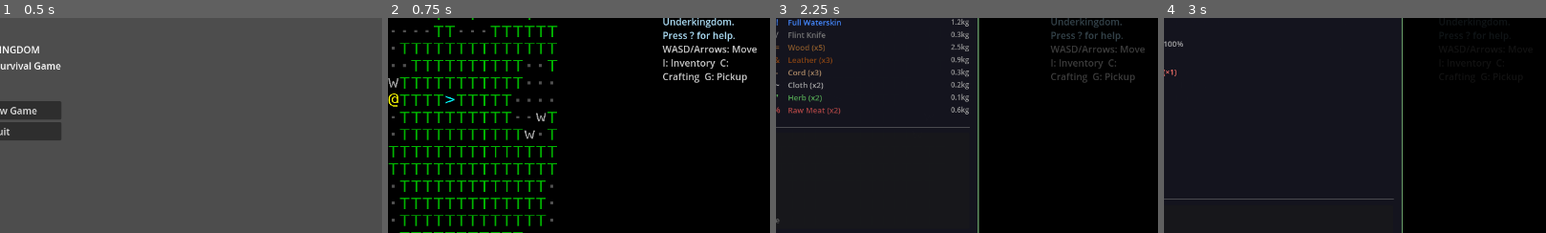
Above: before the commit, frames 1-4 (left to right).
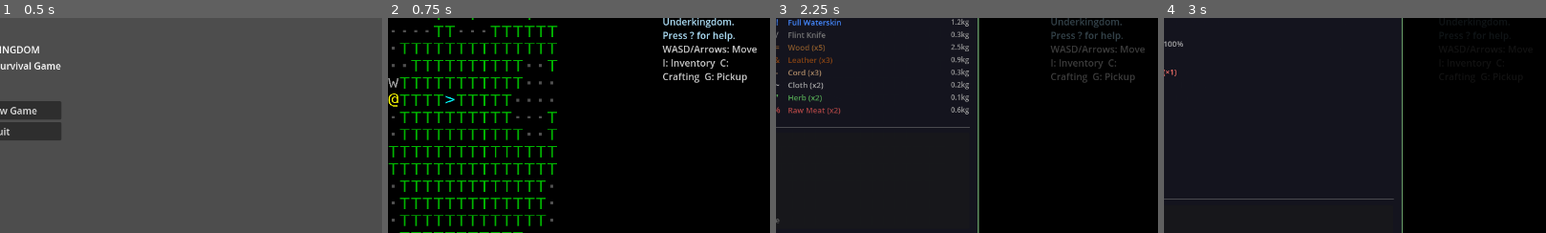
Above: after the commit, the same moments.

Repository: stevenraines/underkingdom-godot-cc
Game: Godot game, scene res://scenes/main.tscn
The game is run twice, just before and just after one commit, with the same random seed, the same clock (stepped at 60 frames per second) and the same inputs.
Inputs:
- Up to frame 1 (0.5 s): no input
- Up to frame 2 (0.75 s): click "Start New Game" at 0.5 s
- Up to frame 3 (2.25 s): tap Enter (ui_accept) at 1.25, 1.52, 2 s; hold Right (ui_right) 1.28-2.03 s; tap R at 1.35 s; hold Down (ui_down) from 2.03 s (still down); tap I at 2.1 s
- Up to frame 4 (3 s): tap Enter (ui_accept) at 2.27, 2.75 s; release Down (ui_down) at 2.78 s; hold Right (ui_right) from 2.78 s (still down); tap C at 2.85 s
The pictures show only the part of the screen within x 50-100%, y 33-83%; the shares and areas given below are measured in that part.

Frame 1 is identical in both runs. In frame 2, 0.1% of the frame differs, in the area x 35-42%, y 44-57%; in frame 3, less than 0.1%; in frame 4, nothing differs.

Commit message:
Implement separate spawn density system for overworld and dungeons
Enemy JSON changes:
- Split into spawn_density_overworld and spawn_density_dungeon
- Added min_spawn_level and max_spawn_level for dungeon floor restrictions
- Wolves: overworld only (density 100, no dungeon spawns)
- Grave rats: dungeon only (density 50, floors 1-15)
- Barrow wights: dungeon only (density 200, floors 5-50)

WorldGenerator changes:
- Uses spawn_density_overworld property
- Returns early if density is 0 (enemy doesn't spawn in overworld)

BurialBarrow generator changes:
- Uses spawn_density_dungeon property
- Checks min/max spawn level before spawning
- Skips enemies if density is 0 or floor is outside level range
- 0 for min/max means no restriction (spawn on any level)
- Fixed to use room.width and room.height instead of room.w/room.h

Fixes:
- Changed get_enemy_data() to get_enemy_definition() to match EntityManager API
- Fixed crafting screen to use get_item_count() instead of count_item_by_id()

Diff:
--- a/data/enemies/barrow_wight.json
+++ b/data/enemies/barrow_wight.json
@@ -16,5 +16,9 @@
   "base_damage": 5,
   "armor": 2,
   "loot_table": "undead_common",
-  "xp_value": 50
+  "xp_value": 50,
+  "spawn_density_overworld": 0,
+  "spawn_density_dungeon": 200,
+  "min_spawn_level": 5,
+  "max_spawn_level": 50
 }
--- a/data/enemies/grave_rat.json
+++ b/data/enemies/grave_rat.json
@@ -16,5 +16,9 @@
   "base_damage": 2,
   "armor": 0,
   "loot_table": "rat_common",
-  "xp_value": 5
+  "xp_value": 5,
+  "spawn_density_overworld": 0,
+  "spawn_density_dungeon": 50,
+  "min_spawn_level": 1,
+  "max_spawn_level": 15
 }
--- a/data/enemies/woodland_wolf.json
+++ b/data/enemies/woodland_wolf.json
@@ -16,5 +16,9 @@
   "base_damage": 4,
   "armor": 0,
   "loot_table": "beast_common",
-  "xp_value": 30
+  "xp_value": 30,
+  "spawn_density_overworld": 100,
+  "spawn_density_dungeon": 0,
+  "min_spawn_level": 0,
+  "max_spawn_level": 0
 }
--- a/generation/dungeon_generators/burial_barrow.gd
+++ b/generation/dungeon_generators/burial_barrow.gd
@@ -153,31 +153,60 @@
 
 ## Spawn enemies in rooms
 static func _spawn_enemies(map: GameMap, rng: SeededRandom, rooms: Array[Room], floor_number: int) -> void:
-	# Enemy types for burial barrow (dungeon enemies only)
-	var enemy_types = ["grave_rat", "barrow_wight"]
-
-	# Number of enemies scales with floor depth
-	# Early floors: 1-2 enemies per room
-	# Deep floors: 2-4 enemies per room
-	var base_enemies_per_room = 1 + int(floor_number / 10.0)
-	var enemies_per_room = clamp(base_enemies_per_room, 1, 4)
+	# Get enemy data for spawn density
+	var rat_data = EntityManager.get_enemy_definition("grave_rat")
+	var wight_data = EntityManager.get_enemy_definition("barrow_wight")
 
 	# Skip first room (has stairs up, player spawns there)
 	for i in range(1, rooms.size()):
 		var room = rooms[i]
-		var num_enemies = rng.randi_range(0, enemies_per_room)  # Some rooms may have no enemies
+		var room_area = room.width * room.height
+
+		# Choose enemy type based on floor depth and spawn level restrictions
+		var enemy_id: String = ""
+		var spawn_density: int = 0
+
+		# Try wights on deeper floors
+		if floor_number >= 5 and rng.randf() > 0.6:
+			if not wight_data.is_empty():
+				var min_level = wight_data.get("min_spawn_level", 0)
+				var max_level = wight_data.get("max_spawn_level", 0)
+				# Check if this floor is within spawn range (0 means no restriction)
+				if (min_level == 0 or floor_number >= min_level) and \
+				   (max_level == 0 or floor_number <= max_level):
+					enemy_id = "barrow_wight"
+					spawn_density = wight_data.get("spawn_density_dungeon", 0)
+
+		# Fall back to rats if wights can't spawn or weren't chosen
+		if enemy_id == "" and not rat_data.is_empty():
+			var min_level = rat_data.get("min_spawn_level", 0)
+			var max_level = rat_data.get("max_spawn_level", 0)
+			# Check if this floor is within spawn range (0 means no restriction)
+			if (min_level == 0 or floor_number >= min_level) and \
+			   (max_level == 0 or floor_number <= max_level):
+				enemy_id = "grave_rat"
+				spawn_density = rat_data.get("spawn_density_dungeon", 0)
+
+		# Skip if no valid enemy or spawn density is 0
+		if enemy_id == "" or spawn_density == 0:
+			continue
+
+		# Calculate number of enemies for this room
+		var num_enemies = max(0, int(room_area / spawn_density))
+
+		# Add floor scaling (deeper = slightly more enemies)
+		var floor_bonus = int(floor_number / 10.0)
+		num_enemies += floor_bonus
+
+		# Add some randomness (±50%)
+		if num_enemies > 0:
+			var variance = max(1, int(num_enemies * 0.5))
+			num_enemies = rng.randi_range(max(0, num_enemies - variance), num_enemies + variance)
 
 		for j in range(num_enemies):
 			# Find a valid spawn position in the room
 			var spawn_pos = _find_spawn_position_in_room(map, rng, room)
 			if spawn_pos != Vector2i(-1, -1):
-				# Choose enemy type (more wights on deeper floors)
-				var enemy_id: String
-				if floor_number > 5 and rng.randf() > 0.6:
-					enemy_id = "barrow_wight"
-				else:
-					enemy_id = "grave_rat"
-
 				# Store enemy spawn data in map metadata
 				# Actual spawning happens when map is loaded in EntityManager
 				if not map.has_meta("enemy_spawns"):
--- a/generation/world_generator.gd
+++ b/generation/world_generator.gd
@@ -122,9 +122,27 @@
 
 ## Spawn enemies on the overworld
 static func _spawn_overworld_enemies(map: GameMap, rng: SeededRandom) -> void:
-	# Woodland wolves scattered across the overworld
-	# Spawn density: roughly 1 wolf per 20 tiles (for 20x20 = ~20 wolves)
-	var num_enemies = rng.randi_range(3, 8)  # Reduced for 20x20 map
+	# Calculate total map tiles
+	var total_tiles = map.width * map.height
+
+	# Get wolf enemy data to read spawn density
+	var wolf_data = EntityManager.get_enemy_definition("woodland_wolf")
+	if wolf_data.is_empty():
+		push_warning("WorldGenerator: woodland_wolf enemy data not found")
+		return
+
+	# Calculate number of enemies based on overworld spawn density
+	# spawn_density_overworld is tiles per enemy (e.g., 100 = 1 enemy per 100 tiles)
+	# If 0, this enemy doesn't spawn in overworld
+	var spawn_density = wolf_data.get("spawn_density_overworld", 0)
+	if spawn_density == 0:
+		return  # Don't spawn this enemy in overworld
+
+	var num_enemies = int(total_tiles / spawn_density)
+
+	# Add some randomness (±25%)
+	var variance = int(num_enemies * 0.25)
+	num_enemies = rng.randi_range(max(1, num_enemies - variance), num_enemies + variance)
 
 	for i in range(num_enemies):
 		var spawn_pos = _find_enemy_spawn_location(map, rng)
